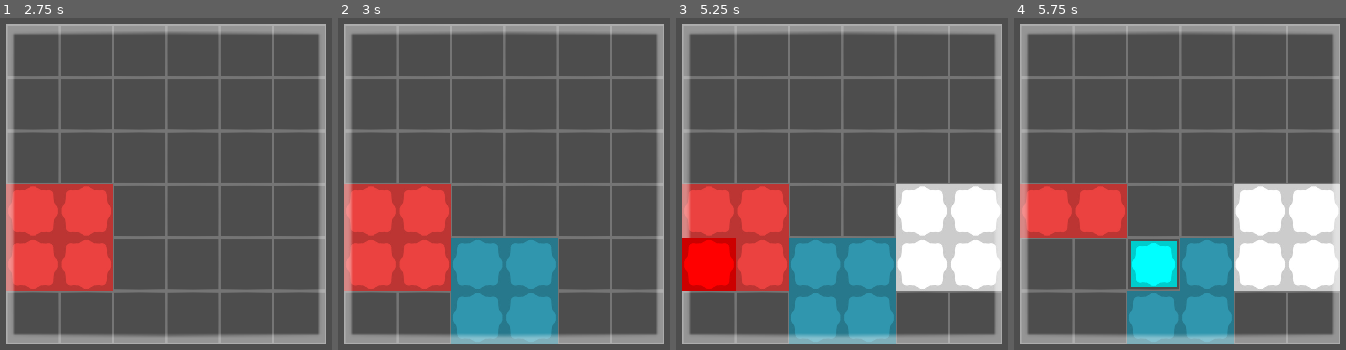
Above: before the commit, frames 1-4 (left to right).
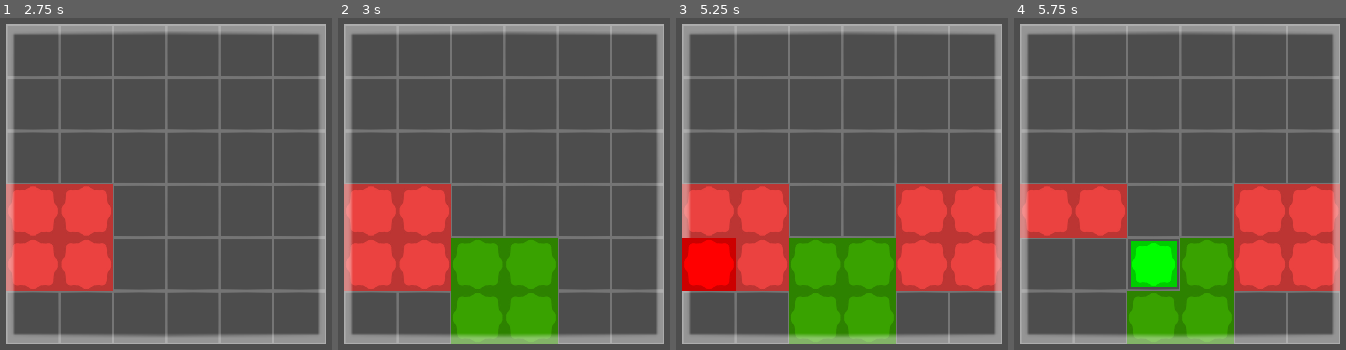
Above: after the commit, the same moments.

Repository: EakyRtk/grid-minigame-test
Game: Godot game, scene res://minigame.tscn
Two runs of this game, one before a commit and one after it. Both use one fixed random seed, a clock stepped at 60 frames per second and the inputs below. The project has no main scene, so this scene is started directly.
Inputs (mouse positions are in pixels of both pictures, inside the frame that each line leads up to):
- Up to frame 1 (2.75 s): tap Enter at 0.5, 2 s; move the mouse to (outside the picture) at 0.52 s; press the mouse at (outside the picture) at 0.53 s; tap Space at 1.25 s; move the mouse to (33, 217) at 1.27 s; release the mouse at (33, 217) at 1.28 s; click (33, 217) at 1.35 s; move the mouse to (272, 97) at 2.02 s; press the mouse at (272, 97) at 2.03 s
- Up to frame 2 (3 s): tap Space at 2.75 s; move the mouse to (490, 286) at 2.77 s; release the mouse at (490, 286) at 2.78 s; click (490, 286) at 2.85 s
- Up to frame 3 (5.25 s): tap Enter at 3.5 s; move the mouse to (outside the picture) at 3.52 s; press the mouse at (outside the picture) at 3.53 s; tap Space at 4.25 s; move the mouse to (outside the picture) at 4.27 s; release the mouse at (outside the picture) at 4.28 s; click (outside the picture) at 4.35 s; move the mouse to (908, 197) at 5.02 s; press the mouse at (908, 197) at 5.03 s
- Up to frame 4 (5.75 s): no input

Frame 1 is identical in both runs. In frame 2, 10% of the frame differs, in the area x 34-67%, y 66-99%; in frame 3, 21%, in the area x 34-99%, y 50-99%; in frame 4, 20%.

Commit message:
comments

Diff:
--- a/minigame.gd
+++ b/minigame.gd
@@ -1,10 +1,14 @@
 extends Node2D
 
+enum COLORS {WHITE, CYAN, RED, GREEN}
+enum PATTERNS {BULKY, LONG, SQUARE}
+
+#playground limits as tilemap coords.
+#top limit is the left top tile position
+#bottom limit is the right bottom tile position
 const GRID_TOP_LIMIT : Vector2i = Vector2i(4, 1)
 const GRID_BOTTOM_LIMIT : Vector2i = Vector2i(9, 6)
 
-enum COLORS {WHITE, CYAN, RED, GREEN}
-enum PATTERNS {BULKY, LONG, SQUARE}
 const PUFF_COLORS : Dictionary = {
 	-1: Color.WHITE,
 	COLORS.WHITE: Color.WHITE,
@@ -15,6 +19,19 @@
 
 @onready var tilemap : TileMapLayer = $TileMapLayer
 
+#NOTE: Repo has some little explanations on the pattern and coloring matter
+
+#--DESIGN----------
+#for this design we have the rules as going:
+#Can't place a pattern if:
+#	Pattern leaking from the area
+#	Already a tile is placed
+#	Trying to place outside of the limits
+#	NOTE: (Not added yet) Can't place while some rows and/or columns getting cleared
+#------------------
+
+#We get local tile coords from the pattern starting from [0,0] but we need its relative position to the map so we add the position we clicked as tilemap coords
+#its like taking the click coords as a parent location. Also we have to check if these coordinats overlap with any tiles that already placed with get_used_cells
 func add_pattern_at_pos(pos: Vector2i = Vector2i.ZERO, color: COLORS = COLORS.WHITE, pattern: PATTERNS = PATTERNS.BULKY)->void:
 	var new_pattern : TileMapPattern = tilemap.tile_set.get_pattern(pattern)
 	for tile : Vector2i in new_pattern.get_used_cells():
@@ -22,11 +39,9 @@
 		new_pattern.set_cell(tile, 0, Vector2i.ZERO, color)
 	tilemap.set_pattern(pos, new_pattern)
 	clear_piece()
-func _unhandled_input(event: InputEvent) -> void:
-	if event.is_action_pressed("left_click"):
-		set_pattern_on_mouse_pos()
-		#set_tile_on_mouse_pos()
 
+#we want to store the rows and columns that are going to be cleared but we must be careful to not include rows and/or columns that arent fill the raw/column
+#also shared tiles with the column and row clearing has to give extra points
 func clear_piece()->void:
 	#--check row
 	var tiles_to_clear : Array[Vector2i]
@@ -50,8 +65,9 @@
 		add_bonus += temp_add_bonus
 		tiles_to_clear.append_array(temp_tiles_to_clear)
 		bonus_tiles.append_array(temp_bonus_tiles)
+	#-1 means no tiles exist, now we all the tile coords that going to be cleared
 
-
+	#we add sprites to add some animation secretly deleting the actual tile
 	for tile_pos : Vector2i in tiles_to_clear:
 		if bonus_tiles.has(tile_pos): continue
 		#await get_tree().create_timer(0.1).timeout
@@ -68,7 +84,7 @@
 		await tween.finished
 		new_sprite.queue_free()
 
-
+	#same as above but we wanted to clear the overlapping tiles separately
 	await get_tree().create_timer(0.08).timeout
 	for tile_pos : Vector2i in bonus_tiles:
 		#await get_tree().create_timer(0.05).timeout
@@ -86,12 +102,13 @@
 		new_sprite.queue_free()
 	print(add_bonus)
 
-
+#checks if the given corrds in between the playground we decided
 func test_limits(pos_check: Vector2i)->bool:
 	if pos_check.x > GRID_BOTTOM_LIMIT.x or pos_check.x < GRID_TOP_LIMIT.x or \
 	pos_check.y < GRID_TOP_LIMIT.y or pos_check.y > GRID_BOTTOM_LIMIT.y: return true
 	return false
 
+#sets a tile to the mouse position
 func set_tile_on_mouse_pos()->void:
 	print(tilemap.local_to_map(get_global_mouse_position()))
 	var mouse_pos = get_global_mouse_position()
@@ -99,11 +116,17 @@
 	if test_limits(grid_mouse_pos): return
 	tilemap.set_cell(tilemap.local_to_map(mouse_pos), 0, Vector2i.ZERO)
 
+#sets the whole pattern on the mouse location
 func set_pattern_on_mouse_pos()->void:
 	var mouse_pos = get_global_mouse_position()
 	var grid_mouse_pos = tilemap.local_to_map(mouse_pos)
 	print(tilemap.get_cell_source_id(grid_mouse_pos))
 	if test_limits(grid_mouse_pos): return
 	var rand_color: COLORS = randi_range(0, COLORS.size() - 1) as COLORS
-	var rand_pattern: PATTERNS = randi_range(0, PATTERNS.size() - 1) as PATTERNS
+	#var rand_pattern: PATTERNS = randi_range(0, PATTERNS.size() - 1) as PATTERNS
 	add_pattern_at_pos(tilemap.local_to_map(get_global_mouse_position()), rand_color, PATTERNS.SQUARE)
+
+func _unhandled_input(event: InputEvent) -> void:
+	if event.is_action_pressed("left_click"):
+		set_pattern_on_mouse_pos()
+		#set_tile_on_mouse_pos()
